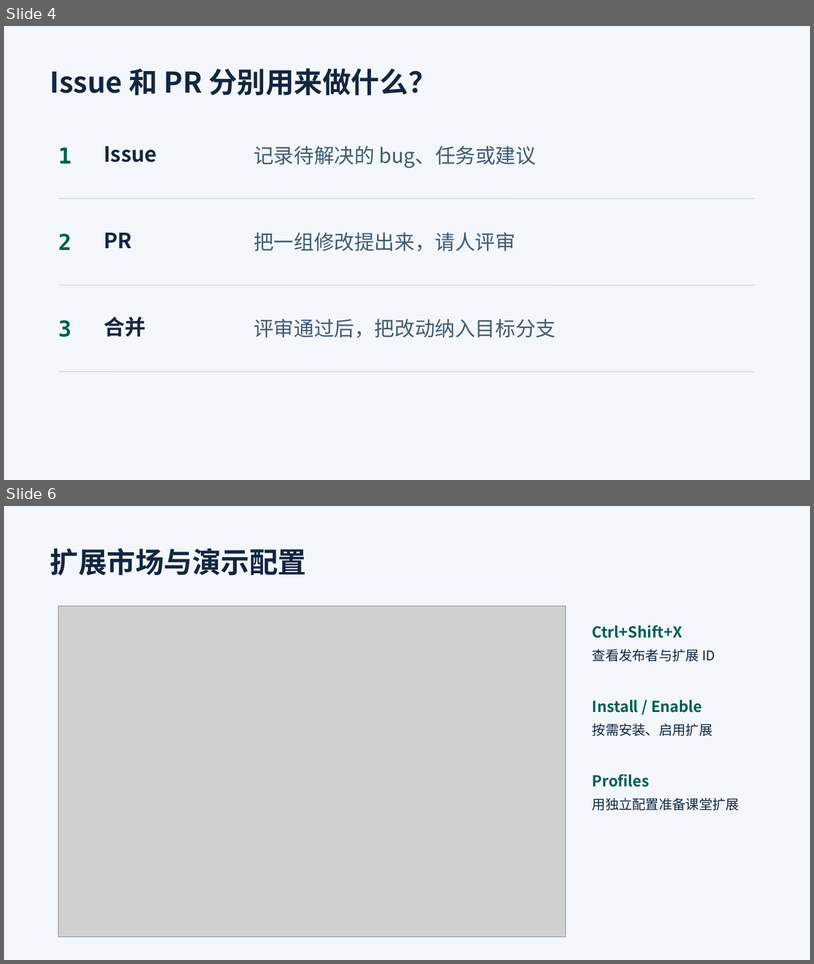
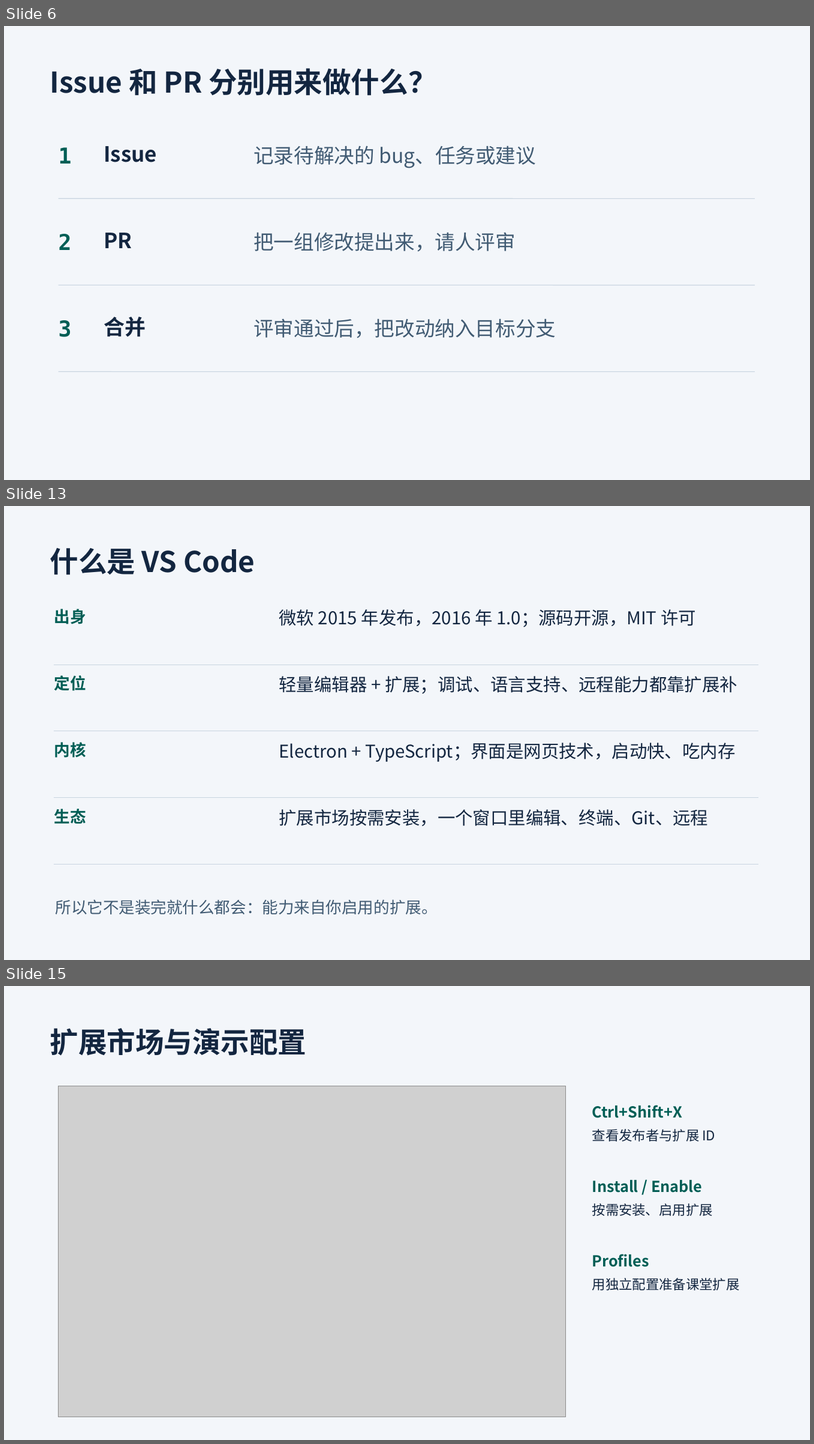
Before and after one commit to Zewang0217/boyuan-tech-sharing-lesson-01, a slide deck: materials/开发环境配置与编辑器.pptx. Shown one above the other, each under a label of ours: slides 4 and 6 before the commit, slides 6, 13 and 15 after it; the slides between them are not shown. The pictures are 814x964 and 814x1444 pixels, drawn with LibreOffice and Linux fonts; fonts in the diff are those of the drawing; grey boxes stand for pictures. Boxes give left, top, right and bottom in pixels: in the first picture for what was removed or moved away, otherwise in the second. Text is boxed around its words. In the diff, an @@ line names an element or a change of style, - is before the commit and + after.

Commit message:
docs(lesson): 补齐工具链与 AI 章节，改用激活环境启动
- 课件从 36 页扩到 56 页：GitHub 仓库页与许可证、练手仓库、编辑器谱系与截图、VS Code 介绍与打开项目、包管理器、推荐扩展、DevTools、npm/npx、装依赖演示、AI 章节
- 两个 README 改为 source .venv/bin/activate 启动，补充 uv 与 GUESS_TARGET 固定谜底写法
- 补充 MIT LICENSE、Windows 快捷键 PDF、图标与书封素材，忽略 Office 锁文件

```diff
--- a/materials/开发环境配置与编辑器.pptx
+++ b/materials/开发环境配置与编辑器.pptx
@@ slide 13 added at (x1=4, y1=506, x2=810, y2=960), background #F3F6FA @@
@@ text added at (x1=50, y1=548, x2=255, y2=575), 34 pt, text #132640, bold @@
+什么是 VS Code
@@ text added at (x1=54, y1=609, x2=86, y2=624), 19 pt, text #005E55, bold @@
+出身
@@ text added at (x1=279, y1=609, x2=696, y2=627), 21 pt, text #132640 @@
+微软 2015 年发布，2016 年 1.0；源码开源，MIT 许可
@@ line added from (54, 664) to (759, 664), #C8D4E0 0.8 pt @@
@@ text added at (x1=54, y1=675, x2=86, y2=691), 19 pt, text #005E55, bold @@
+定位
@@ text added at (x1=279, y1=676, x2=738, y2=694), 21 pt, text #132640 @@
+轻量编辑器 + 扩展；调试、语言支持、远程能力都靠扩展补
@@ line added from (54, 731) to (759, 731), #C8D4E0 0.8 pt @@
@@ text added at (x1=54, y1=742, x2=86, y2=757), 19 pt, text #005E55, bold @@
+内核
@@ text added at (x1=279, y1=742, x2=736, y2=762), 21 pt, text #132640 @@
+Electron + TypeScript；界面是网页技术，启动快、吃内存
@@ line added from (54, 798) to (759, 798), #C8D4E0 0.8 pt @@
@@ text added at (x1=54, y1=808, x2=86, y2=823), 19 pt, text #005E55, bold @@
+生态
@@ text added at (x1=279, y1=809, x2=709, y2=826), 21 pt, text #132640 @@
+扩展市场按需安装，一个窗口里编辑、终端、Git、远程
@@ line added from (54, 864) to (759, 864), #C8D4E0 0.8 pt @@
@@ text added at (x1=56, y1=899, x2=438, y2=914), 19 pt, text #415B73 @@
+所以它不是装完就什么都会：能力来自你启用的扩展。
@@ what was slide 4 is now slide 6 @@
@@ what was slide 6 is now slide 15 @@
```
Also in this commit, not shown: 6 slides changed, 19 other slides added, 31 other files.
